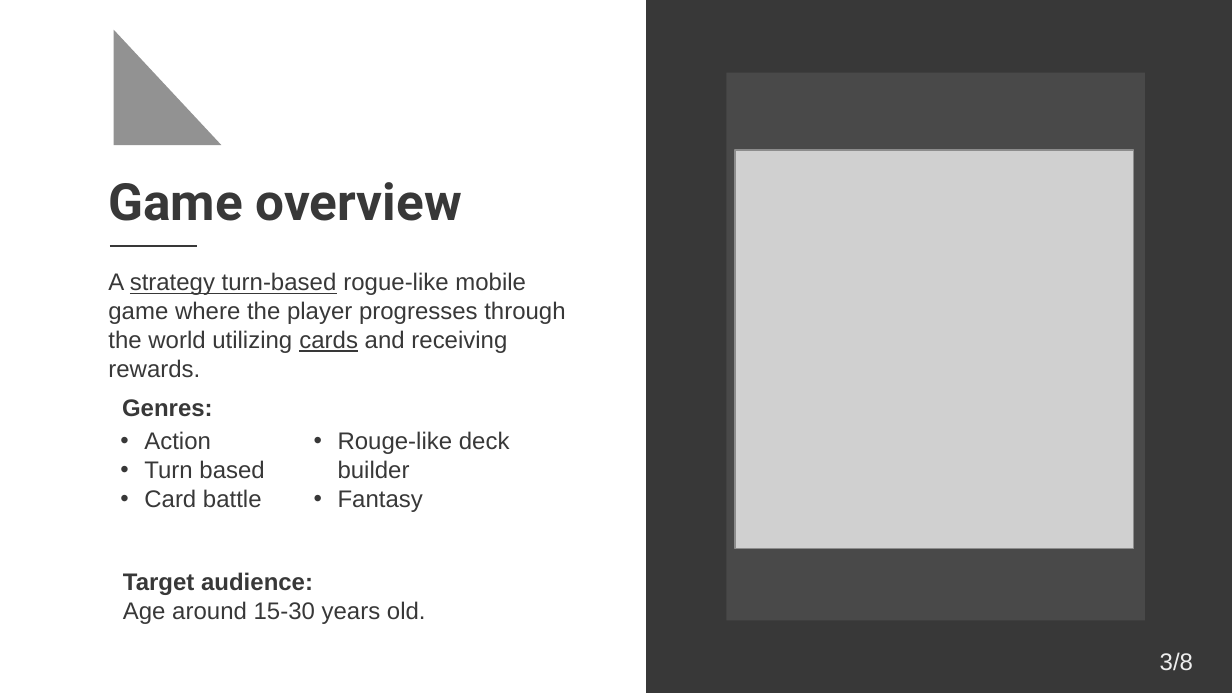
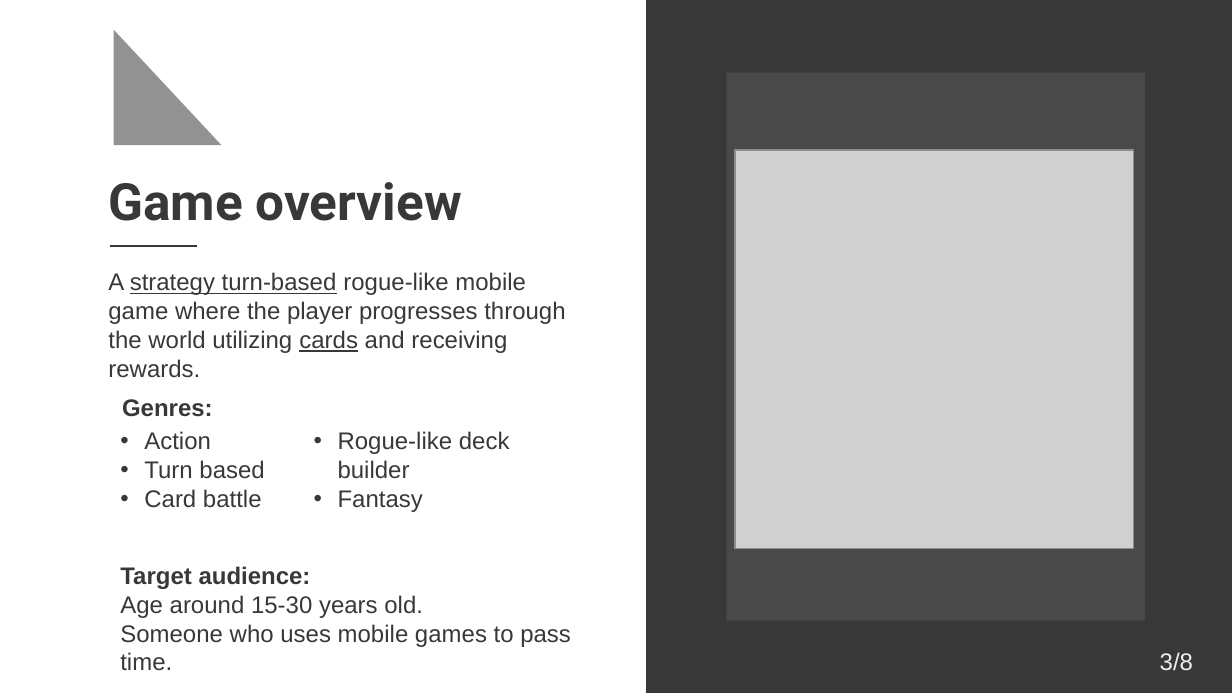
Before and after one commit to FariaXD/UnityMobileGame-FinalProject, a slide deck: slide 3 of ReportsAndOthers/Presentations/Presentation.pptx. Drawn at 1232x693 pixels with LibreOffice and Linux fonts; fonts in the diff are those of the drawing; grey boxes stand for pictures. Boxes give left, top, right and bottom in pixels: in the first picture for what was removed or moved away, otherwise in the second. Text is boxed around its words. In the diff, an @@ line names an element or a change of style, - is before the commit and + after.

```diff
--- a/ReportsAndOthers/Presentations/Presentation.pptx
+++ b/ReportsAndOthers/Presentations/Presentation.pptx
@@ text at [338, 431, 510, 479]: text changed @@
-• Rouge-like deck builder
+• Rogue-like deck builder
@@ text at [120, 624, 571, 647]: paragraph added @@
+Someone who uses mobile games to pass time.
```
Also in this commit, not shown: 2 other slides changed, 2 slides added, 8 other files.
